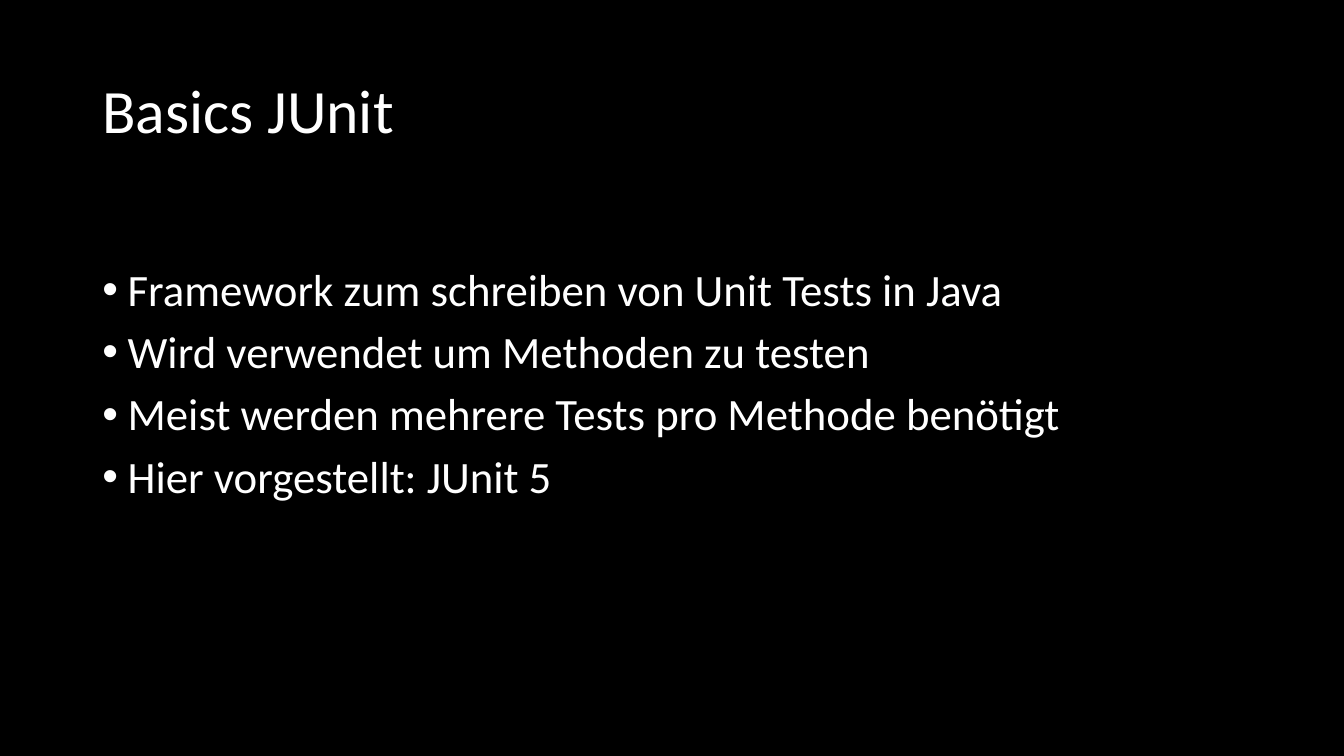
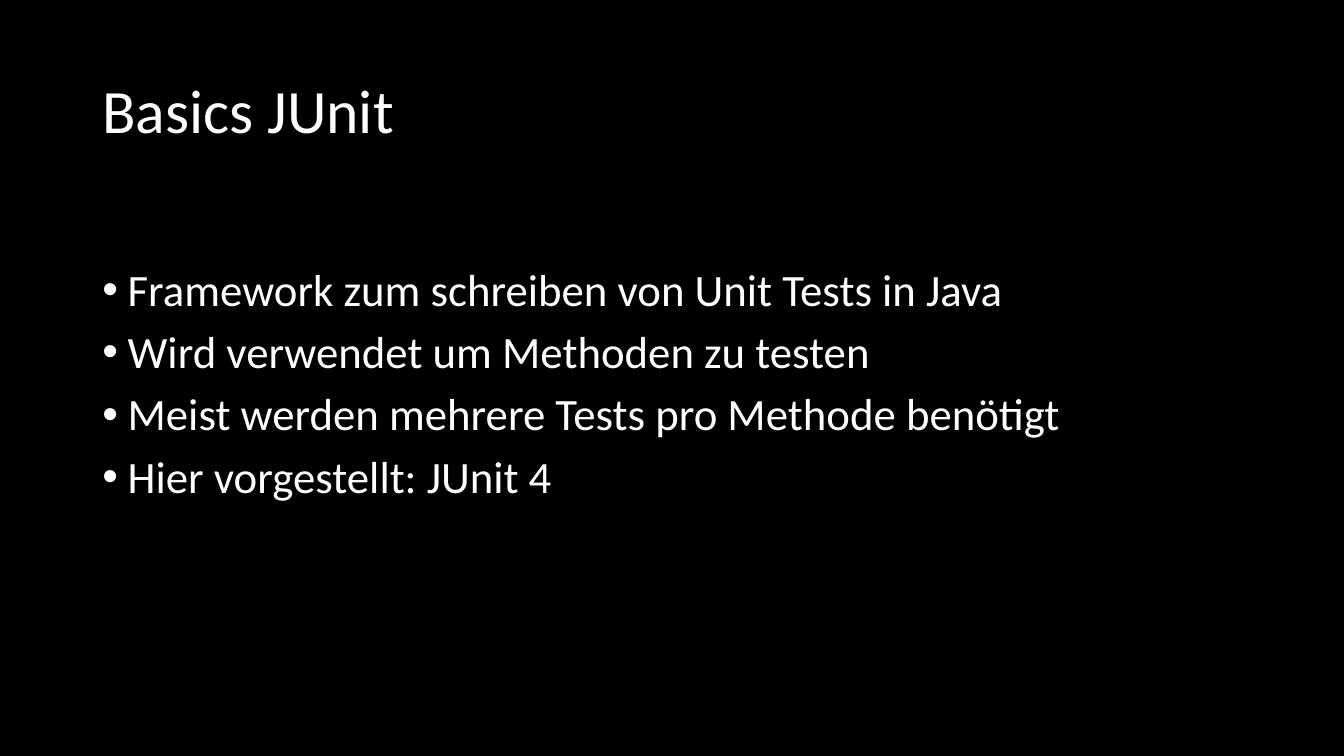
Before and after one commit to andirh/EPortfolioJUnit, a slide deck: slide 3 of JUnit und Mockito.pptx. Drawn at 1344x756 pixels with LibreOffice and Linux fonts; fonts in the diff are those of the drawing. Boxes give left, top, right and bottom in pixels: in the first picture for what was removed or moved away, otherwise in the second. Text is boxed around its words. In the diff, an @@ line names an element or a change of style, - is before the commit and + after.

Commit message:
Updated Classes and slides

```diff
--- a/JUnit und Mockito.pptx
+++ b/JUnit und Mockito.pptx
@@ text at (128,462,552,501): text changed @@
-• Hier vorgestellt: JUnit 5
+• Hier vorgestellt: JUnit 4
```
Also in this commit, not shown: 17 other files.
